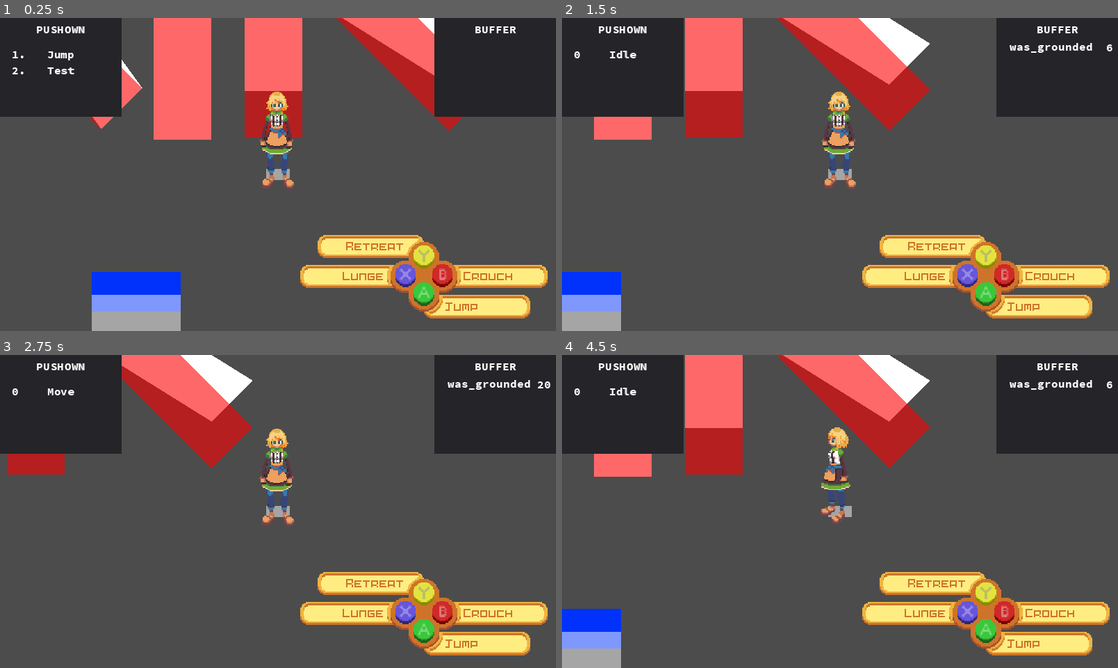
Above: before the commit, frames 1-4 (two rows, left to right).
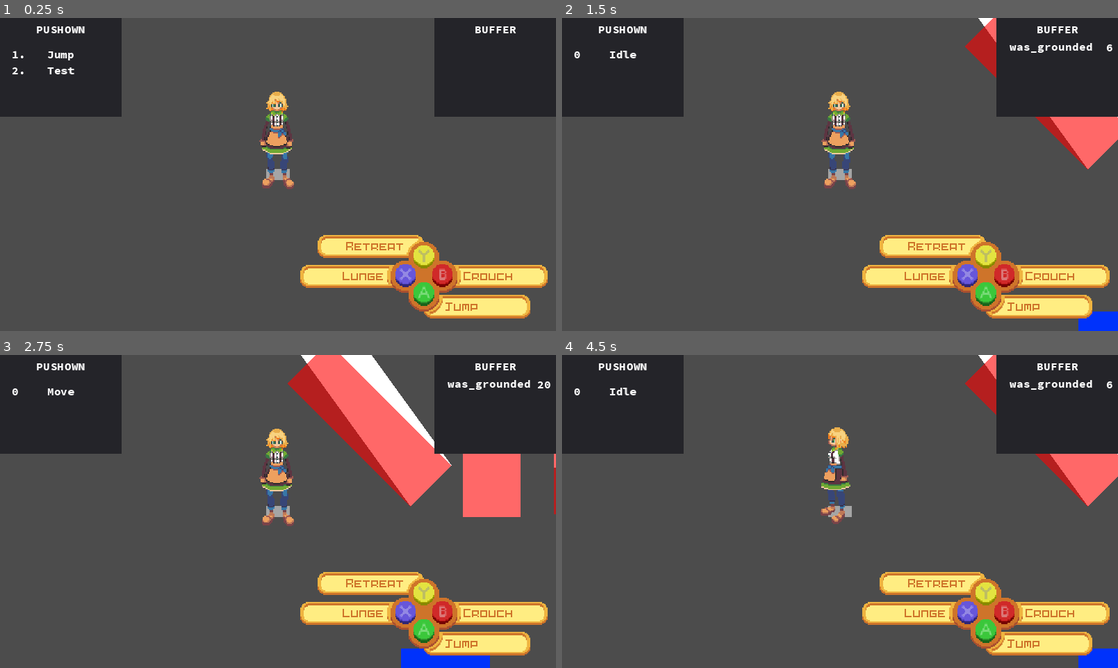
Above: after the commit, the same moments.

Repository: MTareqAzim/scratchpad
Game: Godot game, scene res://Scenes/World/World.tscn
The game is run twice, just before and just after one commit, with the same random seed, the same clock (stepped at 60 frames per second) and the same inputs.
Inputs (mouse positions are in pixels of both pictures, inside the frame that each line leads up to):
- Up to frame 1 (0.25 s): no input
- Up to frame 2 (1.5 s): tap Enter (ui_accept, bound only after the commit) at 0.5, 0.77, 0.8, 1.07 s; move the mouse to (962, 158) at 0.52 s; hold Right (ui_right) 0.53-1.25 s; hold Space (ui_select) 0.53-1.25 s; click (962, 158) at 0.67 s; drag from (728, 190) to (628, 52) at 1.27 s
- Up to frame 3 (2.75 s): tap Enter (ui_accept, bound only after the commit) at 2, 2.3 s; move the mouse to (333, 442) at 2.02 s; hold Right (ui_right) from 2.03 s (still down); hold Space (ui_select) from 2.03 s (still down)
- Up to frame 4 (4.5 s): release Right (ui_right) at 2.75 s; release Space (ui_select) at 2.75 s; drag from (812, 574) to (734, 386) at 2.77 s; tap Enter (ui_accept, bound only after the commit) at 3.5 s; move the mouse to (1006, 558) at 3.52 s; hold Left (ui_left) 3.53-4.25 s; hold Enter (ui_accept, bound only after the commit) 3.53-4.25 s; drag from (673, 464) to (845, 386) at 4.27 s

The runs differ from the first frame. In frame 1, 14% of the frame differs, in the area x 16-84%, y 0-100%; in frame 2, 14%; in frame 3, 15%, in the area x 1-100%, y 0-100%; in frame 4, 14%.

Commit message:
Foundations of shadows.

Diff:
--- a/Scenes/Player/Player.tscn
+++ b/Scenes/Player/Player.tscn
@@ -22,12 +22,17 @@
 [ext_resource path="res://Scenes/Scratch/StatesStackDiplayer.tscn" type="PackedScene" id=20]
 [ext_resource path="res://Scenes/Scratch/BufferStackDiplayer.tscn" type="PackedScene" id=21]
 [ext_resource path="res://Scenes/Input UI/InputUIBase.tscn" type="PackedScene" id=22]
+[ext_resource path="res://Utils/Shadow/shadow_2d.gd" type="Script" id=23]
 
 [sub_resource type="RectangleShape2D" id=1]
 extents = Vector2( 25, 77.5 )
 
 [sub_resource type="CircleShape2D" id=2]
 radius = 28.0
+
+[sub_resource type="CapsuleShape2D" id=3]
+radius = 20.0
+height = 30.0
 
 [node name="Player2" index="0" instance=ExtResource( 1 )]
 MAX_SPEED = 2000
@@ -265,11 +270,18 @@
 
 [node name="Camera2D" type="Camera2D" parent="." index="11"]
 current = true
+
+[node name="Shadow" type="Node2D" parent="." index="12"]
+rotation = 1.5708
+script = ExtResource( 23 )
+body = NodePath("..")
+shape = SubResource( 3 )
+shadow_mask_layer = 4
 [connection signal="direction_changed" from="Look Direction" to="Look Arrow" method="_on_Look_Direction_direction_changed"]
 [connection signal="direction_changed" from="Look Direction" to="AnimatedSprite" method="_on_Look_Direction_direction_changed"]
 [connection signal="buffer_changed" from="ActionBuffer" to="CanvasLayer/BufferStackDiplayer" method="_on_ActionBuffer_buffer_changed"]
+[connection signal="state_changed" from="State Machine" to="CanvasLayer/StatesStackDiplayer" method="_on_StateMachine_state_changed"]
 [connection signal="state_changed" from="State Machine" to="CanvasLayer/InputUIBase" method="_on_State_Machine_state_changed"]
-[connection signal="state_changed" from="State Machine" to="CanvasLayer/StatesStackDiplayer" method="_on_StateMachine_state_changed"]
 
 [editable path="State Machine/High Jump"]
 
--- /dev/null
+++ b/Scenes/Scratch/Area2D.gd
@@ -0,0 +1,56 @@
+extends Area2D
+
+
+
+func _input(event):
+	if event.is_action_pressed("ui_accept"):
+		_enable_collisions()
+
+
+func _enable_collisions() -> void:
+	$CollisionShape2D.disabled = not $CollisionShape2D.disabled
+	$CollisionShape2D2.disabled = not $CollisionShape2D2.disabled
+
+
+func _physics_process(delta):
+	#var collision_points = _get_collision_points()
+	pass
+
+
+func _get_collision_points() -> Array:
+	var all_collision_points := []
+
+	for body in get_overlapping_bodies():
+		for body_owner_id in body.get_shape_owners():
+			for body_shape_id in body.shape_owner_get_shape_count(body_owner_id):
+				var body_owner = body.shape_owner_get_owner(body_owner_id)
+				var body_shape_2d = body.shape_owner_get_shape(body_owner_id, body_shape_id)
+				var body_owner_global_transform = body_owner.global_transform
+				var collision_points = _get_collision_points_with_shape(body_shape_2d, body_owner_global_transform)
+				if collision_points:
+					for point in collision_points:
+						all_collision_points.append(point)
+
+	return all_collision_points
+
+
+func _get_collision_points_with_shape(other_shape: Shape2D, other_global_transform: Transform2D) -> Array:
+	var all_collision_points := []
+
+	for owner_id in get_shape_owners():
+		for shape_id in shape_owner_get_shape_count(owner_id):
+			var owner = shape_owner_get_owner(owner_id)
+			var shape_2d = shape_owner_get_shape(owner_id, shape_id)
+			var owner_global_transform = owner.global_transform
+			var collision_points = shape_2d.collide_and_get_contacts(owner_global_transform,
+												other_shape,
+												other_global_transform)
+			if collision_points:
+				for point in collision_points:
+					all_collision_points.append(point)
+
+	return all_collision_points
+
+
+func _on_Area2D_body_entered(body):
+	print("entered")
--- /dev/null
+++ b/Scenes/Scratch/body.gd
@@ -0,0 +1,14 @@
+extends KinematicBody2D
+
+var direction : Vector2 = Vector2(0, 0)
+
+func _physics_process(delta):
+	direction.x = Input.get_action_strength("ui_right") - Input.get_action_strength("ui_left")
+	direction.y = Input.get_action_strength("ui_down") - Input.get_action_strength("ui_up")
+
+	move_and_slide(direction * 300)
+
+
+func _input(event):
+	if event.is_action_pressed("ui_select"):
+		get_parent().get_node("Area2D").call_deferred("_enable_collisions")
--- /dev/null
+++ b/Scenes/Scratch/shapes.tscn
@@ -0,0 +1,36 @@
+[gd_scene load_steps=6 format=2]
+
+[ext_resource path="res://Scenes/Scratch/Area2D.gd" type="Script" id=1]
+[ext_resource path="res://Scenes/Scratch/body.gd" type="Script" id=2]
+
+[sub_resource type="RectangleShape2D" id=1]
+extents = Vector2( 59, 47 )
+
+[sub_resource type="RectangleShape2D" id=2]
+extents = Vector2( 37, 26 )
+
+[sub_resource type="RectangleShape2D" id=3]
+extents = Vector2( 18, 42 )
+
+[node name="Node2D" type="Node2D"]
+
+[node name="Area2D" type="Area2D" parent="."]
+position = Vector2( 321, 231 )
+script = ExtResource( 1 )
+
+[node name="CollisionShape2D" type="CollisionShape2D" parent="Area2D"]
+shape = SubResource( 1 )
+disabled = true
+
+[node name="CollisionShape2D2" type="CollisionShape2D" parent="Area2D"]
+position = Vector2( 186, 61 )
+shape = SubResource( 2 )
+disabled = true
+
+[node name="KinematicBody2D" type="KinematicBody2D" parent="."]
+script = ExtResource( 2 )
+
+[node name="CollisionShape2D" type="CollisionShape2D" parent="KinematicBody2D"]
+shape = SubResource( 3 )
+[connection signal="body_entered" from="Area2D" to="Area2D" method="_on_Area2D_body_entered"]
+[connection signal="body_shape_entered" from="Area2D" to="Area2D" method="_on_Area2D_body_shape_entered"]
--- a/Scenes/World/World.tscn
+++ b/Scenes/World/World.tscn
@@ -1,12 +1,23 @@
-[gd_scene load_steps=4 format=2]
+[gd_scene load_steps=6 format=2]
 
-[ext_resource path="res://Utils/Physics Bodies/StaticSlope2P5D.tscn" type="PackedScene" id=1]
-[ext_resource path="res://Utils/Physics Bodies/StaticWall2P5D.tscn" type="PackedScene" id=2]
-[ext_resource path="res://Scenes/Player/Player.tscn" type="PackedScene" id=3]
+[ext_resource path="res://Utils/Shadow/shadow_mask.gd" type="Script" id=1]
+[ext_resource path="res://Utils/Physics Bodies/StaticSlope2P5D.tscn" type="PackedScene" id=2]
+[ext_resource path="res://Utils/Physics Bodies/StaticWall2P5D.tscn" type="PackedScene" id=3]
+[ext_resource path="res://Scenes/Player/Player.tscn" type="PackedScene" id=4]
+
+[sub_resource type="RectangleShape2D" id=1]
+extents = Vector2( 585, 216 )
 
 [node name="World" type="Node"]
 
-[node name="StaticSlope2P5D" parent="." instance=ExtResource( 1 )]
+[node name="ShadowMask" type="Area2D" parent="."]
+script = ExtResource( 1 )
+
+[node name="CollisionShape2D" type="CollisionShape2D" parent="ShadowMask"]
+position = Vector2( -13, 29 )
+shape = SubResource( 1 )
+
+[node name="StaticSlope2P5D" parent="." instance=ExtResource( 2 )]
 editor/display_folded = true
 position = Vector2( 197, 255 )
 _z_pos = 0
@@ -82,10 +93,10 @@
 polygon = PoolVector2Array( 50, 150, -50, 150, -50, -150, 50, -150 )
 
 [node name="Rise" parent="StaticSlope2P5D3" index="4"]
-position = Vector2( 1.83691e-14, -150 )
-cast_to = Vector2( -3.67382e-14, 220 )
+position = Vector2( 1.83691e-014, -150 )
+cast_to = Vector2( -3.67382e-014, 220 )
 
-[node name="StaticSlope2P5D4" parent="." instance=ExtResource( 1 )]
+[node name="StaticSlope2P5D4" parent="." instance=ExtResource( 2 )]
 editor/display_folded = true
 position = Vector2( 798, 258 )
 _z_pos = 0
@@ -132,8 +143,8 @@
 polygon = PoolVector2Array( -67, -10, 87, -10, 87, 59, -67, 59 )
 polygons = [ PoolVector2Array( -67, -10, 87, -10, 87, 59, -67, 59 ) ]
 
-[node name="Player2" parent="." instance=ExtResource( 3 )]
-position = Vector2( 573, 474 )
+[node name="Player2" parent="." instance=ExtResource( 4 )]
+position = Vector2( -371, 405 )
 
 [editable path="StaticSlope2P5D"]
 
--- a/Utils/Physics Bodies/KinematicBody2P5D.tscn
+++ b/Utils/Physics Bodies/KinematicBody2P5D.tscn
@@ -4,7 +4,7 @@
 [ext_resource path="res://Utils/Composite Polygon 2D/composite_polygon_2d.gd" type="Script" id=2]
 
 [sub_resource type="RectangleShape2D" id=1]
-extents = Vector2( 15, 65 )
+extents = Vector2( 15, 77.5 )
 
 [sub_resource type="CircleShape2D" id=2]
 radius = 18.0
--- /dev/null
+++ b/Utils/Shadow/Shadow Mask.tscn
@@ -0,0 +1,12 @@
+[gd_scene load_steps=3 format=2]
+
+[ext_resource path="res://Utils/Shadow/shadow_mask.gd" type="Script" id=1]
+
+[sub_resource type="RectangleShape2D" id=1]
+extents = Vector2( 249, 120 )
+
+[node name="Shadow Mask" type="Area2D"]
+script = ExtResource( 1 )
+
+[node name="CollisionShape2D" type="CollisionShape2D" parent="."]
+shape = SubResource( 1 )
--- /dev/null
+++ b/Utils/Shadow/shadow_2d.gd
@@ -0,0 +1,57 @@
+tool
+extends Node2D
+class_name Shadow2D
+
+const SHADOW_COLOR = Color(0, 0, 0, 0.5)
+
+export (NodePath) var body
+export (CapsuleShape2D) var shape setget _set_shape
+export (int, 0, 19) var shadow_mask_layer
+
+onready var _space_rid = get_world_2d().space
+onready var _body = get_node(body)
+
+func _draw() -> void:
+	if Engine.editor_hint:
+		draw_circle(position + Vector2(0, shape.height/2), shape.radius, SHADOW_COLOR)
+		draw_circle(position - Vector2(0, shape.height/2), shape.radius, SHADOW_COLOR)
+
+		var top_left = position - Vector2(shape.radius, shape.height/2)
+		var bottom_right = position + Vector2(shape.radius, shape.height/2)
+		var rect = Rect2(top_left, bottom_right - top_left)
+		draw_rect(rect, SHADOW_COLOR)
+
+
+func _physics_process(delta):
+	if Engine.editor_hint:
+		return
+
+	var space_state: Physics2DDirectSpaceState = Physics2DServer.space_get_direct_state(_space_rid)
+
+	var shape_query_parameters = _generate_shape_query()
+
+	var collision_results = space_state.intersect_shape(shape_query_parameters)
+
+	for result in collision_results:
+		result["collider"].draw_shadow(_body, shape)
+
+
+func _set_shape(new_shape: CapsuleShape2D) -> void:
+	shape = new_shape
+	update()
+
+
+func _generate_shape_query() -> Physics2DShapeQueryParameters:
+	var query = Physics2DShapeQueryParameters.new()
+
+	query.collide_with_areas = true
+	query.collide_with_bodies = false
+	query.collision_layer = 1 << shadow_mask_layer
+	query.exclude = []
+	query.margin = 0.0
+	query.motion = Vector2(0, _body.get_z_pos())
+	query.transform = get_global_transform()
+
+	query.set_shape(shape)
+
+	return query
--- /dev/null
+++ b/Utils/Shadow/shadow_mask.gd
@@ -0,0 +1,8 @@
+extends Area2D
+class_name ShadowMask
+
+export (int) var z_pos := 0
+
+
+func draw_shadow(body: PhysicsBody2P5D, shape: Shape2D) -> void:
+	pass
--- a/project.godot
+++ b/project.godot
@@ -158,6 +158,16 @@
 "class": "ReleasedTransitionStateComponent",
 "language": "GDScript",
 "path": "res://Utils/State Machine/State/State Components/Transitions/released_transition_state_component.gd"
+}, {
+"base": "Node2D",
+"class": "Shadow2D",
+"language": "GDScript",
+"path": "res://Utils/Shadow/shadow_2d.gd"
+}, {
+"base": "Area2D",
+"class": "ShadowMask",
+"language": "GDScript",
+"path": "res://Utils/Shadow/shadow_mask.gd"
 }, {
 "base": "Node",
 "class": "State",
@@ -225,6 +235,8 @@
 "PlayerInputHandler": "res://Utils/Input Handler/input.png",
 "PressedTransitionStateComponent": "res://Utils/State Machine/State/State Components/Transitions/pressed_transition_state_component.png",
 "ReleasedTransitionStateComponent": "res://Utils/State Machine/State/State Components/Transitions/released_transition_state_component.png",
+"Shadow2D": "",
+"ShadowMask": "",
 "State": "res://Utils/State Machine/State/state.png",
 "StateComponent": "res://Utils/State Machine/State/State Components/state_component.png",
 "StateMachine": "res://Utils/State Machine/state_machine.png",
@@ -279,7 +291,8 @@
 
 ui_accept={
 "deadzone": 0.5,
-"events": [  ]
+"events": [ Object(InputEventKey,"resource_local_to_scene":false,"resource_name":"","device":0,"alt":false,"shift":false,"control":false,"meta":false,"command":false,"pressed":false,"scancode":16777221,"unicode":0,"echo":false,"script":null)
+ ]
 }
 ui_left={
 "deadzone": 0.5,
Not shown: 1 places in Scenes/Player/Player.tscn that only renumber resources
Not shown: 3 places in Scenes/World/World.tscn that only renumber resources
